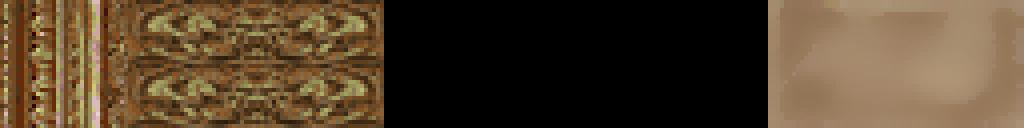
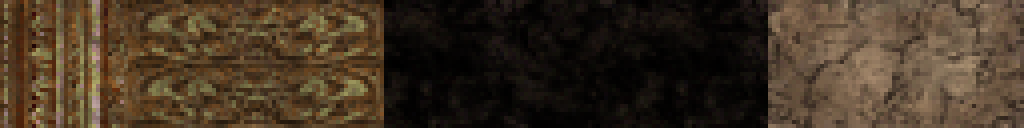
Layered file, before and after one edit (1024x128). Changes by layer:
added group "x" with 3 layers above "base" over [0, 0, 1024, 128]
added layer "grunge" (40%) in group "x" over [0, 0, 1024, 128]
added layer "grime" in group "x" over [0, 0, 1024, 128]
added layer "cracks1" in group "x" over [768, 0, 1024, 128]
added group "base" with 5 layers above "Background" over [0, 0, 1024, 128]
moved "Layer 3" into group "base" over [768, 0, 1024, 128]
moved "Layer 2 copy" into group "base" over [128, 64, 384, 128]
moved "Layer 2" into group "base" over [128, 0, 384, 64]
moved "Layer 1" into group "base" over [0, 0, 128, 128]
